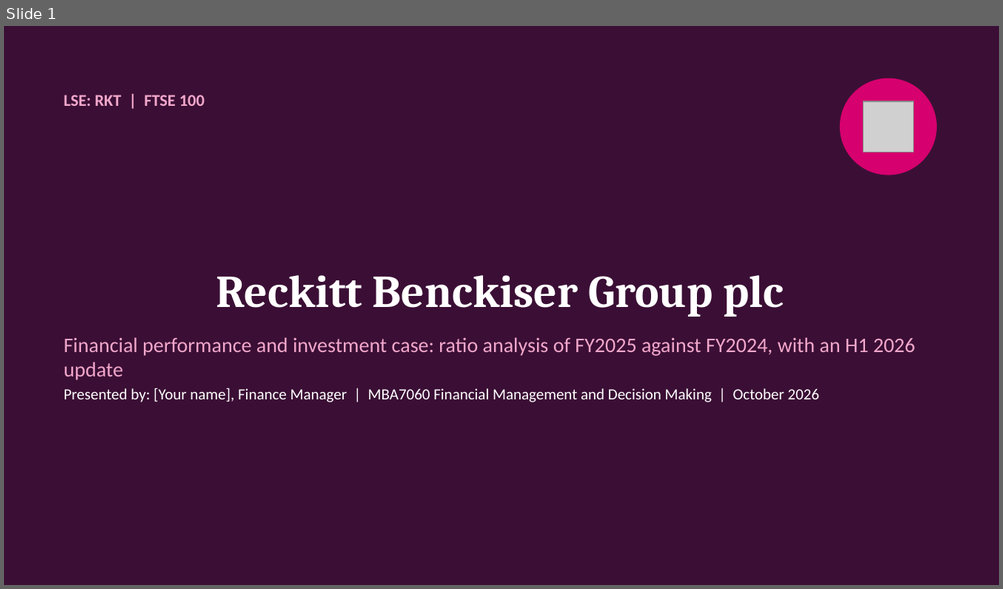
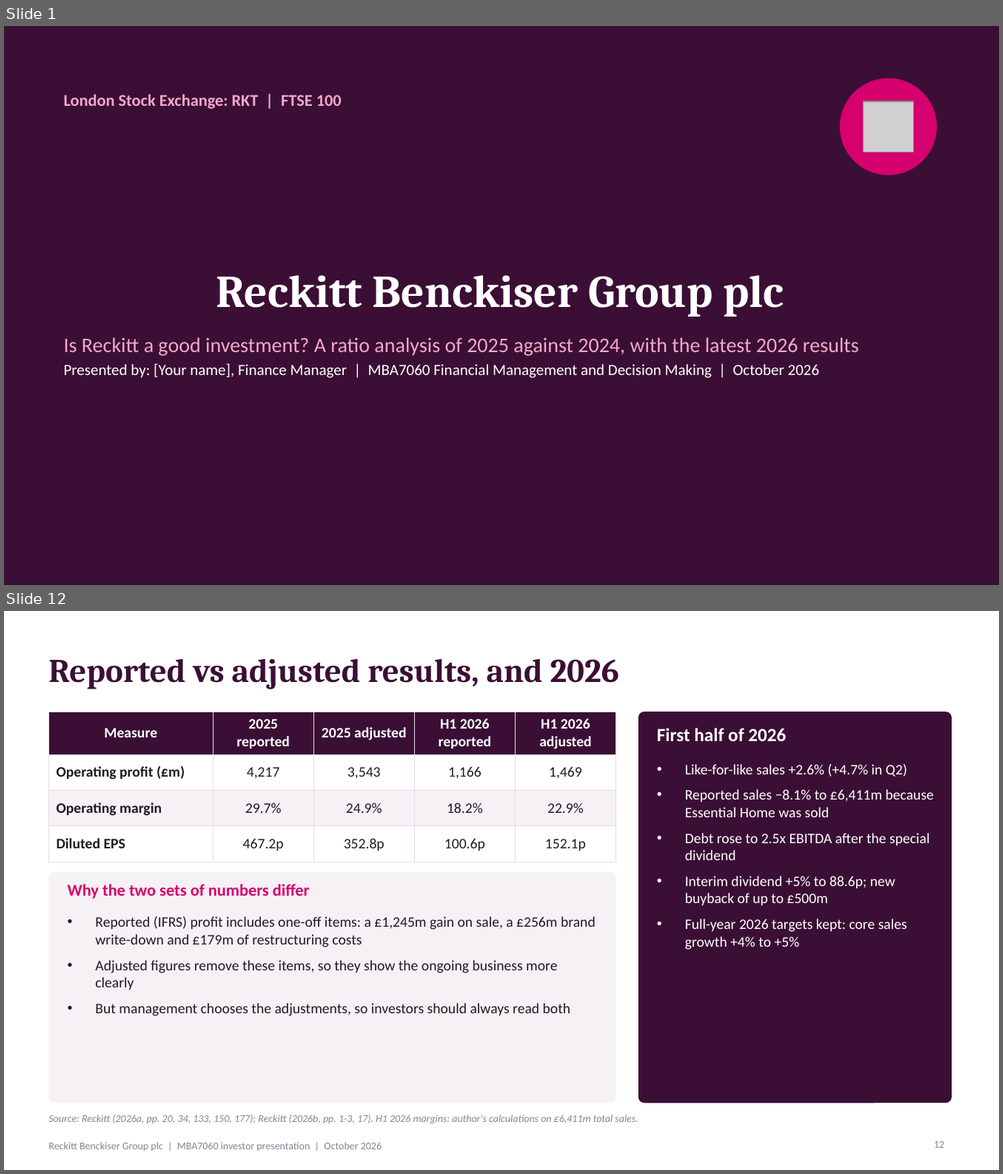
Before and after one commit to Siddharth2131/claude-resposit, a slide deck: Reckitt_MBA7060_Financial_Analysis_Presentation.pptx. Shown one above the other, each under a label of ours: slide 1 before the commit, slides 1 and 12 after it; the slides between them are not shown. The pictures are 1003x589 and 1003x1174 pixels, drawn with LibreOffice and Linux fonts; fonts in the diff are those of the drawing; grey boxes stand for pictures. Boxes give left, top, right and bottom in pixels: in the first picture for what was removed or moved away, otherwise in the second. Text is boxed around its words. In the diff, an @@ line names an element or a change of style, - is before the commit and + after.

```diff
--- a/Reckitt_MBA7060_Financial_Analysis_Presentation.pptx
+++ b/Reckitt_MBA7060_Financial_Analysis_Presentation.pptx
@@ slide 12 added at (4, 611, 999, 1170), background #FFFFFF @@
@@ title added at (48, 659, 619, 689), 32 pt, text #3B0F35, bold @@
+Reported vs adjusted results, and 2026
@@ table added at (48, 712, 616, 854), 4 rows, 5 columns @@
+Measure | 2025 reported | 2025 adjusted | H1 2026 reported | H1 2026 adjusted
+Operating profit (£m) | 4,217 | 3,543 | 1,166 | 1,469
+Operating margin | 29.7% | 24.9% | 18.2% | 22.9%
+Diluted EPS | 467.2p | 352.8p | 100.6p | 152.1p
@@ rounded rectangle added at (638, 712, 951, 1103), fill #3B0F35 @@
@@ text added at (657, 728, 785, 741), 18 pt, text #FFFFFF, bold @@
+First half of 2026
@@ text added at (685, 764, 933, 950), 14 pt, text #FFFFFF @@
+• Like-for-like sales +2.6% (+4.7% in Q2)
+• Reported sales −8.1% to £6,411m because Essential Home was sold
+• Debt rose to 2.5x EBITDA after the special dividend
+• Interim dividend +5% to 88.6p; new buyback of up to £500m
+• Full-year 2026 targets kept: core sales growth +4% to +5%
@@ rounded rectangle added at (48, 872, 616, 1103), fill #F6F1F5 @@
@@ text added at (68, 884, 310, 899), 16 pt, text #D6006E, bold @@
+Why the two sets of numbers differ
@@ text added at (95, 917, 595, 1017), 14 pt, text #1F1A24 @@
+• Reported (IFRS) profit includes one-off items: a £1,245m gain on sale, a £256m brand write-down and £179m of restructuring costs
+• Adjusted figures remove these items, so they show the ongoing business more clearly
+• But management chooses the adjustments, so investors should always read both
@@ text added at (48, 1115, 637, 1125), 10 pt, text #8C7F96, italic @@
+Source: Reckitt (2026a, pp. 20, 34, 133, 150, 177); Reckitt (2026b, pp. 1-3, 17). H1 2026 margins: author's calculations on £6,411m total sales.
@@ text added at (48, 1142, 381, 1151), 10 pt, text #8C7F96 @@
+Reckitt Benckiser Group plc | MBA7060 investor presentation | October 2026
@@ page number added at (933, 1142, 944, 1148), 10 pt, text #8C7F96 @@
+12
@@ slide 1 changed as well @@
@@ text at (64, 94, 341, 109): text changed @@
-LSE: RKT | FTSE 100
+London Stock Exchange: RKT | FTSE 100
@@ text at (64, 338, 859, 356): text changed @@
-Financial performance and investment case: ratio analysis of FY2025 against FY2024, with an H1 2026 update
+Is Reckitt a good investment? A ratio analysis of 2025 against 2024, with the latest 2026 results
```
Also in this commit, not shown: 12 other slides changed, 2 other slides added, 3 slides removed, 1 other file.
